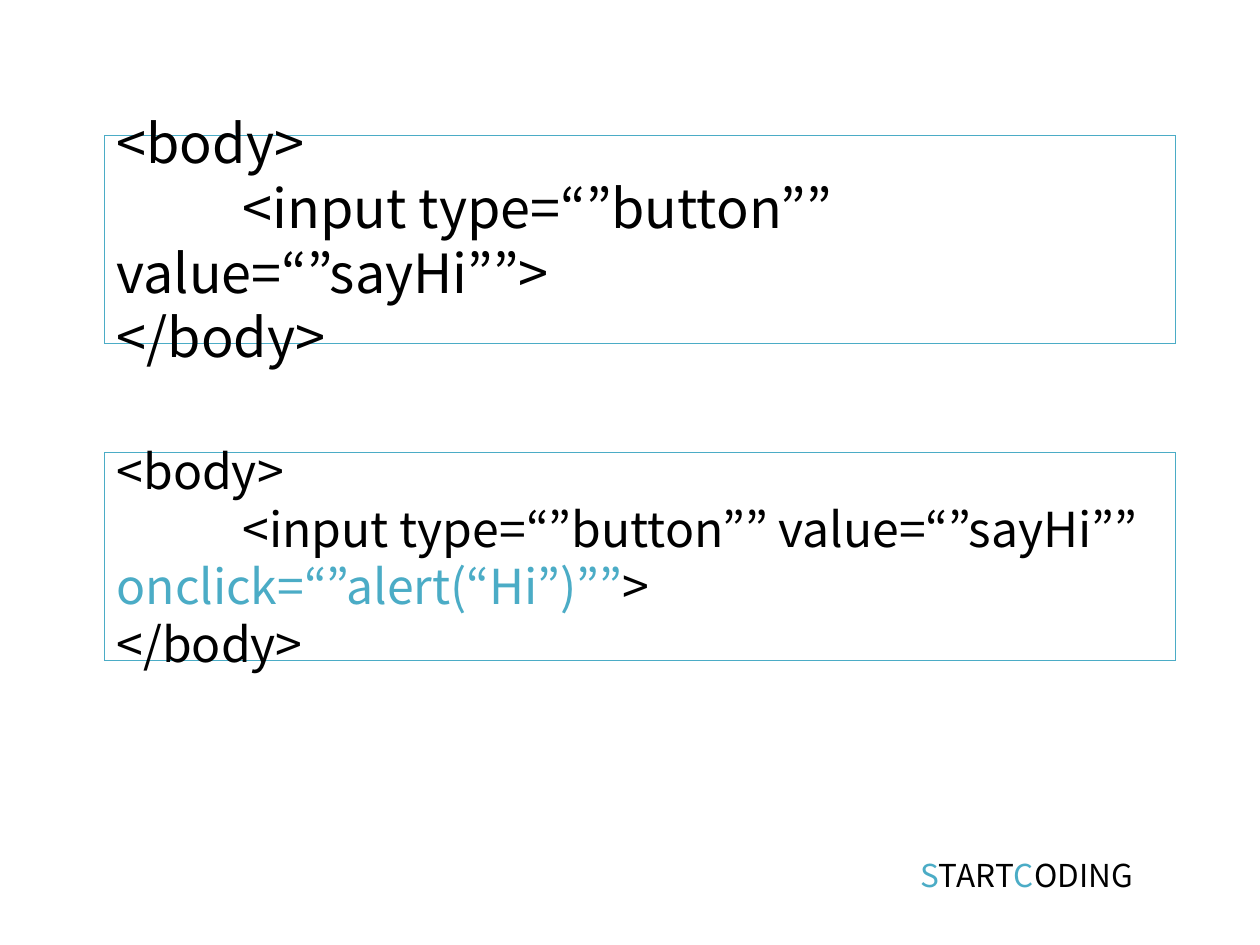
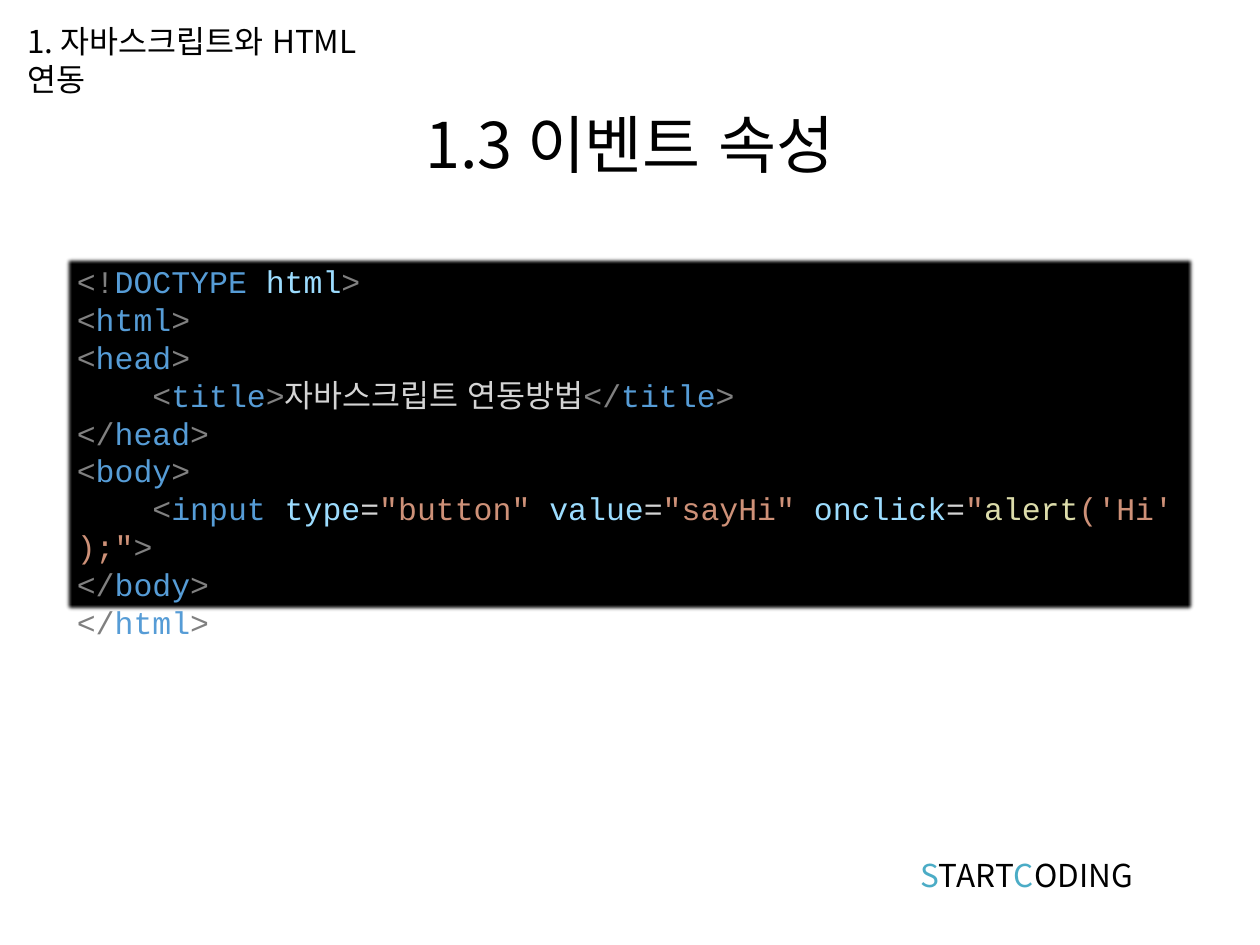
Before and after one commit to kwonkijun/web, a slide deck: slide 5 of 프론트엔드기초(PPT)/JAVASCRIPT 2강_시작하기.pptx. Drawn at 1260x945 pixels with LibreOffice and Linux fonts; fonts in the diff are those of the drawing. Boxes give left, top, right and bottom in pixels: in the first picture for what was removed or moved away, otherwise in the second. Text is boxed around its words. In the diff, an @@ line names an element or a change of style, - is before the commit and + after.

```diff
--- a/프론트엔드기초(PPT)/JAVASCRIPT 2강_시작하기.pptx
+++ b/프론트엔드기초(PPT)/JAVASCRIPT 2강_시작하기.pptx
@@ text added at (x1=27, y1=27, x2=356, y2=94), 18 pt, text #000000 @@
+1. 자바스크립트와 HTML 연동
@@ title added at (x1=425, y1=116, x2=835, y2=173), 36 pt, text #000000 @@
+1.3 이벤트 속성
@@ rectangle removed at (x1=105, y1=135, x2=1176, y2=343) @@
-<body>
-<input type=“”button”” value=“”sayHi””>
-</body>
@@ text in rectangle at (x1=64, y1=256, x2=1196, y2=612): paragraph added @@
+</html>
@@ rectangle "<!DOCTYPE html>" resized from (x1=105, y1=452, x2=1176, y2=660) to (x1=64, y1=256, x2=1196, y2=612) @@
@@ rectangle "<!DOCTYPE html>" at (x1=64, y1=256, x2=1196, y2=612): vertical alignment middle to top; fill none to #000000; outline #4BACC6 0.75 pt to none @@
@@ text in rectangle at (x1=77, y1=271, x2=734, y2=446): paragraphs added @@
+<!DOCTYPE html>
+<html>
+<head>
+<title>자바스크립트 연동방법</title>
+</head>
@@ text in rectangle at (x1=77, y1=460, x2=209, y2=603): size 27.5 to 18 pt, font Noto Sans CJK KR to Courier New, text colour #000000 to #808080, text colour #000000 to #569CD6 in "<body>", "</body>" @@
@@ text in rectangle at (x1=152, y1=498, x2=1173, y2=527): text changed; size 27.5 to 18 pt; font Noto Sans CJK KR to Courier New; text colour #000000 to #CE9178 @@
-<input type=“”button”” value=“”sayHi”” onclick=“”alert(“Hi”)””>
+<input type="button" value="sayHi" onclick="alert('Hi');">
```
Also in this commit, not shown: 5 other slides changed, 1 slide added, 1 slide removed, 8 other files.
